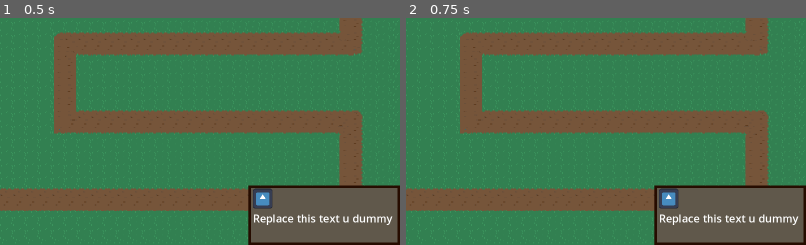
Above: before the commit, frames 1-2 (left to right).
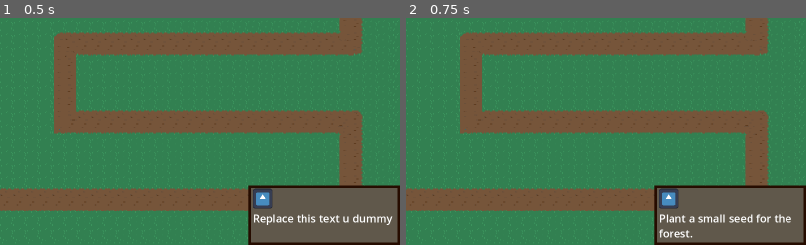
Above: after the commit, the same moments.

Repository: tomsku21/TD_project
Game: Godot game, scene res://Scenes/Main.tscn
The game is run twice, just before and just after one commit, with the same random seed, the same clock (stepped at 60 frames per second) and the same inputs. The engine's default icon, where the game draws it, is replaced by a stand-in: a white triangle on a blue panel in a dark square.
Inputs (mouse positions are % of the whole screen's width and height, from its top left):
- Up to frame 1 (0.5 s): no input
- Up to frame 2 (0.75 s): click (83, 90) at 0.5 s
The pictures show only the part of the screen within x 50-100%, y 50-100%; the shares and areas given below are measured in that part.

Frame 1 is identical in both runs. In frame 2, 0.9% of the frame differs, in the area x 63-99%, y 86-97%.

Commit message:
this shouldn't have take this long.....

Diff:
--- a/Scenes/UI/UI.tscn
+++ b/Scenes/UI/UI.tscn
@@ -2,9 +2,9 @@
 
 [ext_resource type="Script" uid="uid://b77h4d8blumve" path="res://Scripts/bank.gd" id="1_b83rk"]
 [ext_resource type="Texture2D" uid="uid://csw2nao8cbgsv" path="res://icon.svg" id="2_oqha6"]
-[ext_resource type="Script" uid="uid://g8ai60k58fw2" path="res://Scripts/buy_me.gd" id="3_b83rk"]
 [ext_resource type="PackedScene" uid="uid://cup7eyokmuwhy" path="res://Scenes/building/turret.tscn" id="4_jevvu"]
 [ext_resource type="PackedScene" uid="uid://ciep7eg1iuuew" path="res://Scenes/building/temp_building.tscn" id="4_oqha6"]
+[ext_resource type="Script" uid="uid://cwm6jndskd1gp" path="res://Scripts/Buytier1.gd" id="6_7tgkj"]
 
 [sub_resource type="StyleBoxFlat" id="StyleBoxFlat_pbw6q"]
 bg_color = Color(0.386719, 0.352163, 0.294571, 0.866667)
@@ -66,9 +66,6 @@
 grow_horizontal = 0
 grow_vertical = 0
 theme_override_styles/panel = SubResource("StyleBoxFlat_oqha6")
-script = ExtResource("3_b83rk")
-building = ExtResource("4_oqha6")
-item = ExtResource("4_jevvu")
 
 [node name="VBoxContainer" type="VBoxContainer" parent="buymenu"]
 layout_mode = 2
@@ -82,17 +79,24 @@
 layout_mode = 2
 
 [node name="Buyt1" type="TextureButton" parent="buymenu/VBoxContainer/build"]
+unique_name_in_owner = true
 custom_minimum_size = Vector2(40, 40)
 layout_mode = 2
 texture_normal = ExtResource("2_oqha6")
 ignore_texture_size = true
 stretch_mode = 0
+script = ExtResource("6_7tgkj")
+description = "Plant a small seed for the forest."
+building = ExtResource("4_oqha6")
+item = ExtResource("4_jevvu")
 
-[node name="RichTextLabel" type="RichTextLabel" parent="buymenu/VBoxContainer"]
-custom_minimum_size = Vector2(291.34, 60)
+[node name="TDesc" type="RichTextLabel" parent="buymenu/VBoxContainer"]
+unique_name_in_owner = true
+custom_minimum_size = Vector2(291.34, 64)
 layout_mode = 2
 theme_override_font_sizes/normal_font_size = 22
 text = "Replace this text u dummy"
 
-[connection signal="button_down" from="buymenu/VBoxContainer/build/Buyt1" to="buymenu" method="_on_click"]
-[connection signal="pressed" from="buymenu/VBoxContainer/build/Buyt1" to="buymenu" method="_on_click"]
+[connection signal="button_down" from="buymenu/VBoxContainer/build/Buyt1" to="buymenu/VBoxContainer/build/Buyt1" method="_on_down"]
+[connection signal="mouse_entered" from="buymenu/VBoxContainer/build/Buyt1" to="buymenu/VBoxContainer/build/Buyt1" method="_on_mouse_entered"]
+[connection signal="mouse_exited" from="buymenu/VBoxContainer/build/Buyt1" to="buymenu/VBoxContainer/build/Buyt1" method="_on_mouse_exit"]
--- /dev/null
+++ b/Scripts/Buytier1.gd
@@ -0,0 +1,24 @@
+extends TextureButton
+
+@export var description: String
+@export var building: PackedScene
+@export var item: PackedScene
+@export var cost: int = 1
+var ghost_node: Node
+
+
+func _ready():
+	ghost_node = get_tree().get_first_node_in_group("Ghost")
+
+func _on_down():
+	if GlobalVariables.cost >= cost:
+		#instantiate building under cursor, that has code to stay under your pointer.
+		var ghostT = building.instantiate()
+		ghost_node.add_child(ghostT)
+		GlobalVariables.selected_turret = item
+
+func _on_mouse_entered():
+	%TDesc.text = description
+
+func _on_mouse_exit():
+	%TDesc.text = str("")
--- a/Scripts/buy_me.gd
+++ b/Scripts/buy_me.gd
@@ -1,21 +1,18 @@
 extends Panel
 @export var cost: int = 1
-@export var building: PackedScene
 var ghost_node: Node
-@export var item: PackedScene
+
 
 func _ready():
 	ghost_node = get_tree().get_first_node_in_group("Ghost")
 
-func _on_click():
-	print("clicked?")
-	if GlobalVariables.cost >= cost:
-		#instantiate building under cursor, that has code to stay under your pointer.
-		var ghostT = building.instantiate()
-		ghost_node.add_child(ghostT)
-		GlobalVariables.selected_turret = item
-
-
+func _on_click(button):
+	print(button)
+	#if GlobalVariables.cost >= cost:
+		##instantiate building under cursor, that has code to stay under your pointer.
+		#var ghostT = button.building.instantiate()
+		#ghost_node.add_child(ghostT)
+		#GlobalVariables.selected_turret = button.item
 
 func _on_mouse_entered():
-	pass # Replace with function body.
+	%TDesc.text = %Biyt1.description
Not shown, added: Scripts/Buytier1.gd.uid
